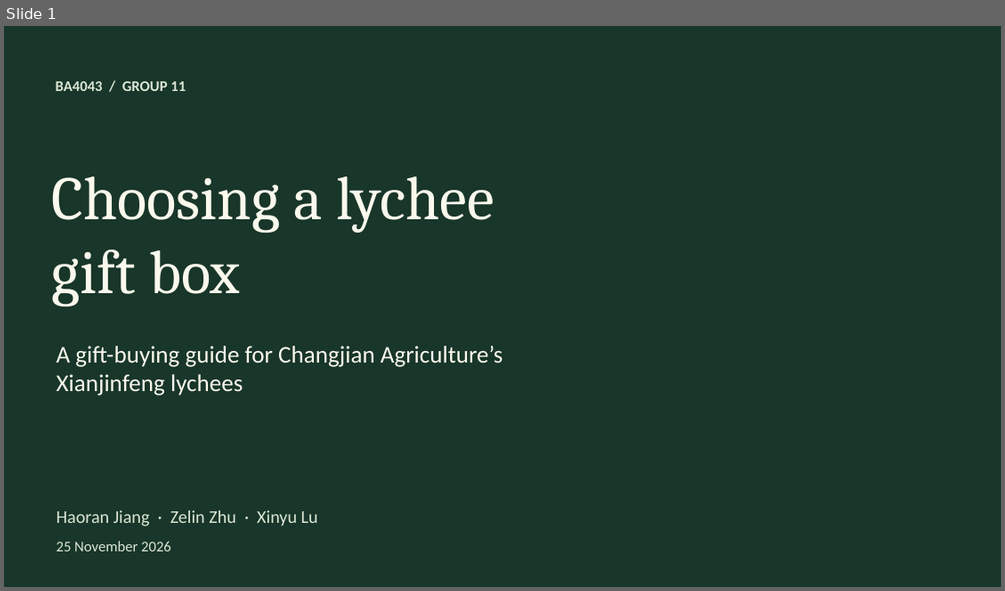
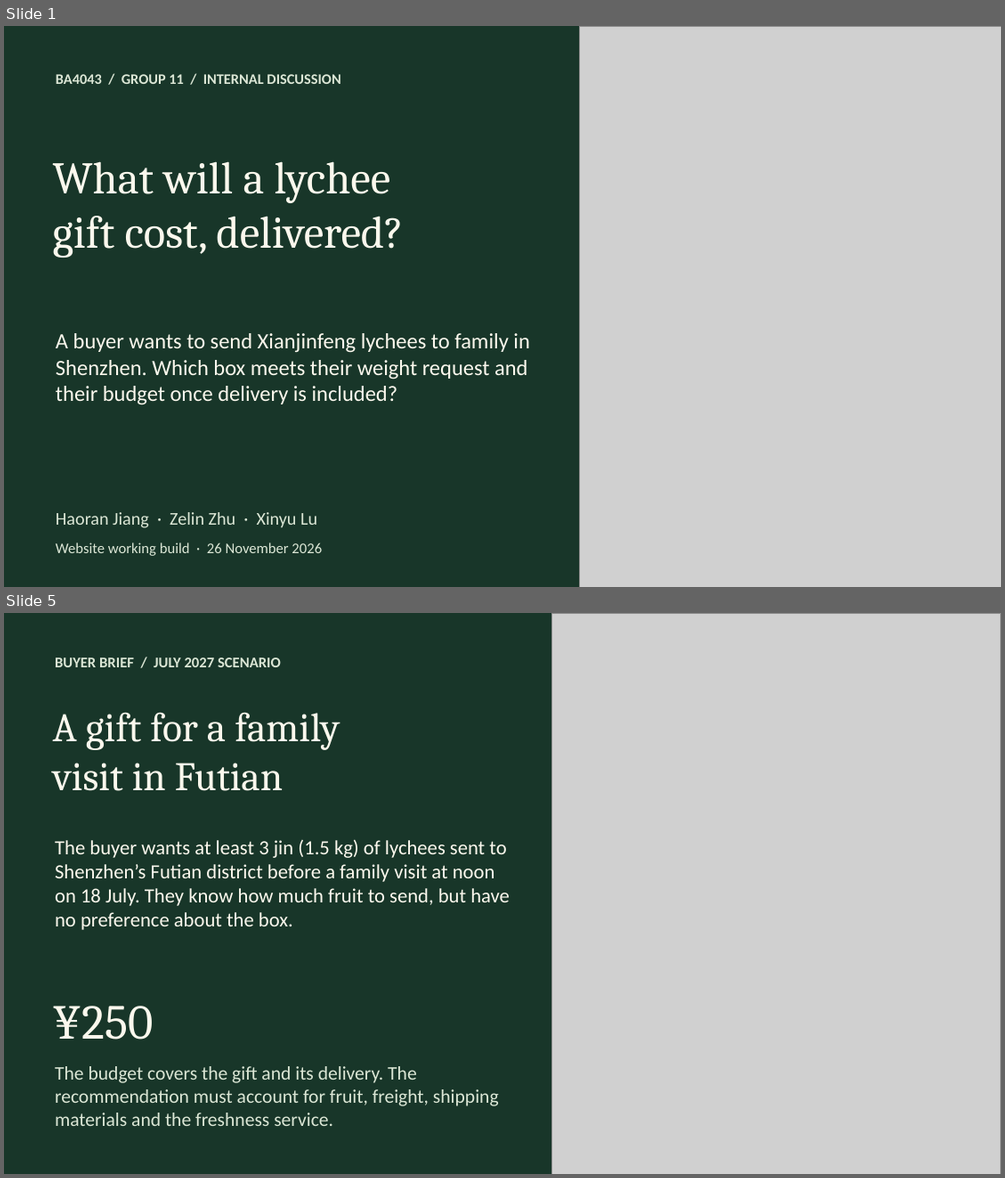
Before and after one commit to jiang4wqy/ba4043-changjian-lychee, a slide deck: 课堂展示.pptx. Shown one above the other, each under a label of ours: slide 1 before the commit, slides 1 and 5 after it; the slides between them are not shown. The pictures are 1005x591 and 1005x1178 pixels, drawn with LibreOffice and Linux fonts; fonts in the diff are those of the drawing; grey boxes stand for pictures; background and template pictures are left out. Boxes give left, top, right and bottom in pixels: in the first picture for what was removed or moved away, otherwise in the second. Text is boxed around its words. In the diff, an @@ line names an element or a change of style, - is before the commit and + after.

Commit message:
Sync delivered-price gift recommendations across the website and discussion slides

```diff
--- a/课堂展示.pptx
+++ b/课堂展示.pptx
@@ slide 5 added at bbox=[4, 613, 1001, 1174], background #183629 @@
@@ picture added at bbox=[552, 613, 1001, 1174] @@
@@ text added at bbox=[55, 657, 281, 667], 14.2 pt, text #DBE6D5, bold @@
+BUYER BRIEF / JULY 2027 SCENARIO
@@ text added at bbox=[53, 712, 340, 791], 39 pt, text #FBF8ED @@
+A gift for a family
+visit in Futian
@@ text added at bbox=[55, 839, 510, 930], 19.4 pt, text #FBF8ED @@
+The buyer wants at least 3 jin (1.5 kg) of lychees sent to Shenzhen’s Futian district before a family visit at noon on 18 July. They know how much fruit to send, but have no preference about the box.
@@ text added at bbox=[53, 1005, 154, 1039], 47 pt, text #FBF8ED @@
+¥250
@@ text added at bbox=[55, 1066, 499, 1126], 18.5 pt, text #DBE6D5 @@
+The budget covers the gift and its delivery. The recommendation must account for fruit, freight, shipping materials and the freshness service.
@@ slide 1 changed as well @@
@@ picture added at bbox=[580, 26, 1001, 587] @@
@@ text at bbox=[56, 74, 340, 84]: text changed; size 14.2 to 14 pt @@
-BA4043 / GROUP 11
+BA4043 / GROUP 11 / INTERNAL DISCUSSION
@@ text at bbox=[53, 161, 403, 257]: text changed; size 59.2 to 43.5 pt @@
-Choosing a lychee
-gift box
+What will a lychee
+gift cost, delivered?
@@ vertical alignment middle to top in 5 elements at bbox=[56, 512, 317, 528], bbox=[56, 74, 340, 84], bbox=[53, 161, 403, 257], bbox=[56, 542, 322, 556], bbox=[56, 333, 530, 405] @@
@@ text at bbox=[56, 333, 530, 405]: text changed; size 23.2 to 21 pt @@
-A gift-buying guide for Changjian Agriculture’s Xianjinfeng lychees
+A buyer wants to send Xianjinfeng lychees to family in Shenzhen. Which box meets their weight request and their budget once delivery is included?
@@ text at bbox=[56, 542, 322, 556]: text changed @@
-25 November 2026
+Website working build · 26 November 2026
```
Also in this commit, not shown: 4 other slides changed, 6 other slides added, 5 slides removed, 15 other files.
